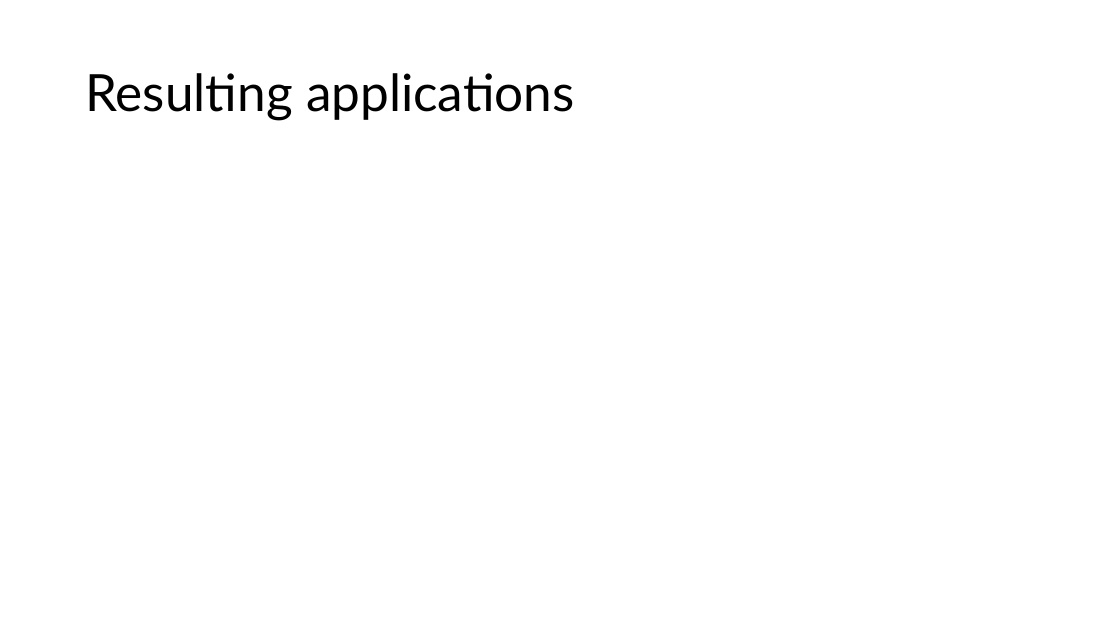
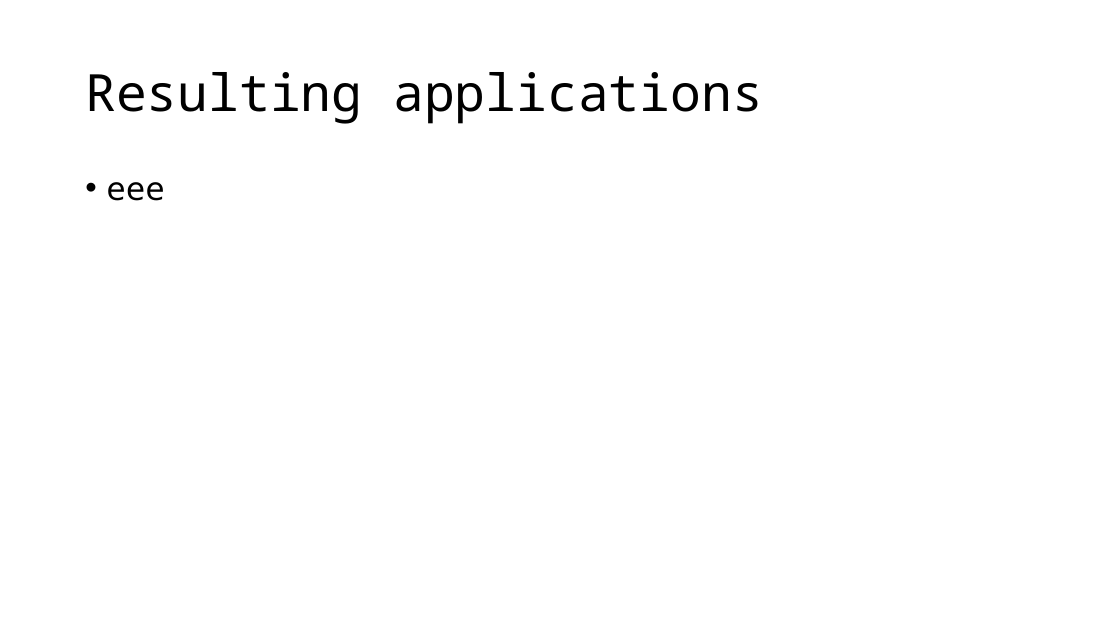
Before and after one commit to ElliottDenis/Viewport, a slide deck: slide 3 of Viewport - Design Ideas.pptx. Drawn at 1120x630 pixels with LibreOffice and Linux fonts; fonts in the diff are those of the drawing. Boxes give left, top, right and bottom in pixels: in the first picture for what was removed or moved away, otherwise in the second. Text is boxed around its words. In the diff, an @@ line names an element or a change of style, - is before the commit and + after.

```diff
--- a/Viewport - Design Ideas.pptx
+++ b/Viewport - Design Ideas.pptx
@@ title "Resulting applications" at box(85, 72, 763, 124): font Lato to Noto Sans Mono @@
@@ text added at box(106, 182, 165, 201), 28 pt, text #000000 @@
+• eee
```
Also in this commit, not shown: 3 other slides changed, 6 other files.
